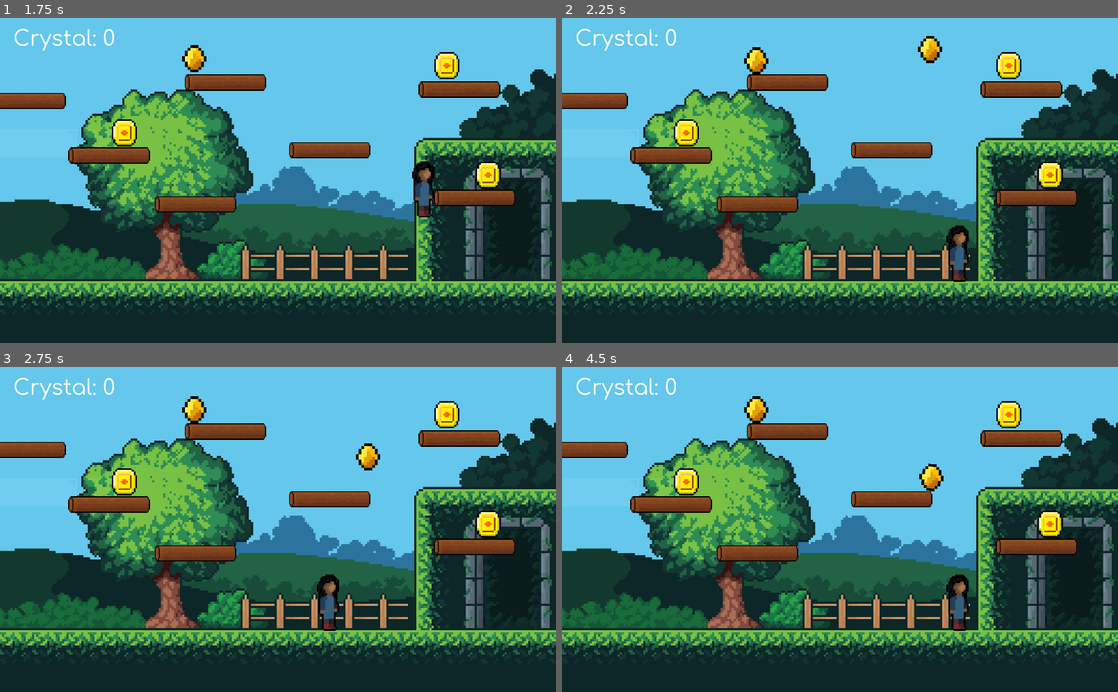
Above: before the commit, frames 1-4 (two rows, left to right).
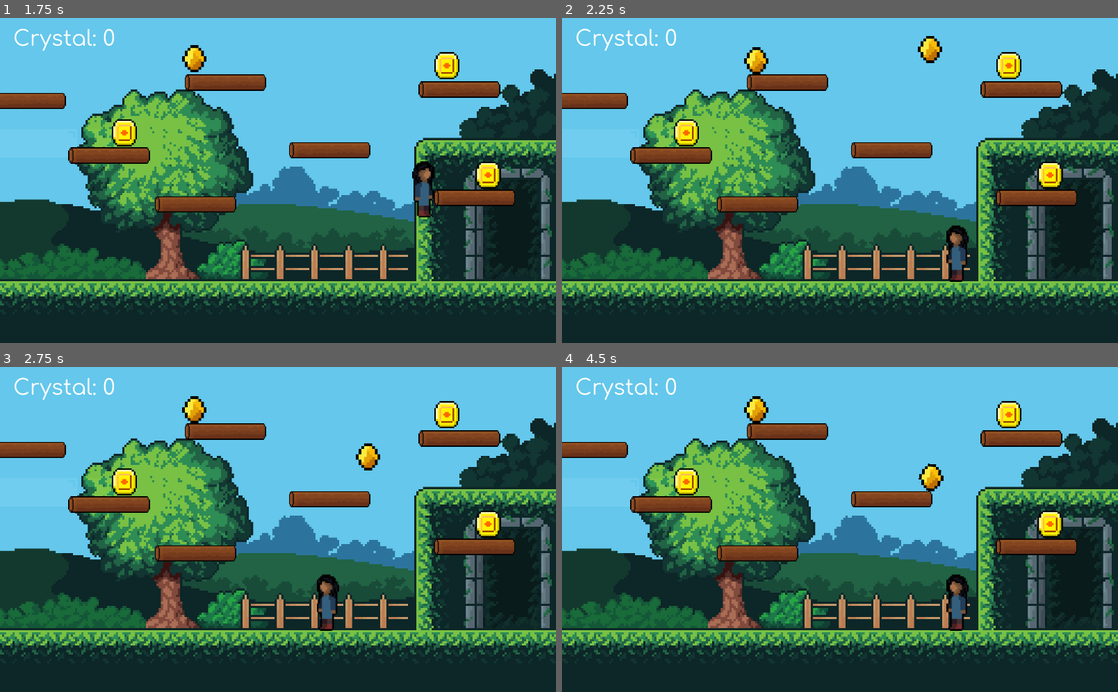
Above: after the commit, the same moments.

Repository: caffebd/sayem-platform
Game: Godot game, scene res://scenes/World.tscn
The game is run twice, just before and just after one commit, with the same random seed, the same clock (stepped at 60 frames per second) and the same inputs.
Inputs:
- Up to frame 1 (1.75 s): tap Enter at 0.5 s; hold D (right) from 0.53 s (still down); tap W (jump) at 0.77, 1.52 s
- Up to frame 2 (2.25 s): release D (right) at 2.03 s; hold A (left) from 2.03 s (still down)
- Up to frame 3 (2.75 s): keep holding A (left)
- Up to frame 4 (4.5 s): release A (left) at 2.78 s; hold D (right) 2.78-4.28 s; tap W (jump) at 3.02, 3.77 s; hold A (left) from 4.28 s (still down)

Frame 1 is identical in both runs. In frame 2, 0.3% of the frame differs, in the area x 69-74%, y 63-82%; in frame 3, 0.3%; in frame 4, 0.4%, in the area x 64-74%, y 29-82%.

Commit message:
add coin

Diff:
--- a/scenes/Player.tscn
+++ b/scenes/Player.tscn
@@ -1,11 +1,13 @@
-[gd_scene load_steps=5 format=2]
+[gd_scene load_steps=7 format=2]
 
 [ext_resource path="res://assets/player/Sarah Walking New1.png" type="Texture" id=1]
 [ext_resource path="res://scripts/Player.gd" type="Script" id=2]
+[ext_resource path="res://assets/player/Sarah Walking New2.png" type="Texture" id=3]
+[ext_resource path="res://assets/player/Sarah Walking New3.png" type="Texture" id=4]
 
 [sub_resource type="SpriteFrames" id=1]
 animations = [ {
-"frames": [ ExtResource( 1 ) ],
+"frames": [ ExtResource( 1 ), ExtResource( 3 ), ExtResource( 4 ) ],
 "loop": true,
 "name": "walk",
 "speed": 5.0
--- a/scenes/coin.tscn
+++ b/scenes/coin.tscn
@@ -1,14 +1,18 @@
-[gd_scene load_steps=3 format=2]
+[gd_scene load_steps=4 format=2]
 
 [ext_resource path="res://assets/props/Yellow_Crystal.png" type="Texture" id=1]
+[ext_resource path="res://scripts/coin.gd" type="Script" id=2]
 
 [sub_resource type="RectangleShape2D" id=1]
-extents = Vector2( 22, 25 )
+extents = Vector2( 23, 25 )
 
-[node name="coin" type="RigidBody2D"]
-
-[node name="coinCollision" type="CollisionShape2D" parent="."]
-shape = SubResource( 1 )
+[node name="coin" type="RigidBody2D" groups=["collect"]]
+script = ExtResource( 2 )
 
 [node name="coin" type="Sprite" parent="."]
 texture = ExtResource( 1 )
+
+[node name="CollisionShape2D" type="CollisionShape2D" parent="."]
+shape = SubResource( 1 )
+
+[connection signal="body_entered" from="." to="." method="_on_coin_body_entered"]
--- a/scenes/cristal.tscn
+++ b/scenes/cristal.tscn
@@ -6,7 +6,7 @@
 [sub_resource type="RectangleShape2D" id=1]
 extents = Vector2( 24, 25 )
 
-[node name="cristal" type="Area2D"]
+[node name="cristal" type="Area2D" groups=["collect"]]
 script = ExtResource( 2 )
 
 [node name="crystal" type="Sprite" parent="."]
--- a/scripts/Player.gd
+++ b/scripts/Player.gd
@@ -3,7 +3,7 @@
 export var speed = 250
 
 export var jump_speed = -550
-var gravity = 900
+export var gravity = 900
 
 var direction := Vector2.ZERO
 
@@ -13,12 +13,13 @@
 func _input(event):
 	direction.x = 0
 	if Input.is_action_pressed("right"):
+		$PlayerAnim.flip_h = false
 		direction.x += speed
 	if Input.is_action_pressed("left"):
+		$PlayerAnim.flip_h = true
 		direction.x -= speed
 
 func _process(delta):
-
 	direction.y += gravity * delta
 	if Input.is_action_just_pressed("jump"):
 		if is_on_floor():
--- /dev/null
+++ b/scripts/coin.gd
@@ -0,0 +1,8 @@
+extends RigidBody2D
+
+func _ready():
+	pass
+
+func _on_coin_body_entered(body):
+	if body.is_in_group("player"):
+		queue_free()
Binary file removed: scripts/Comfortaa-VariableFont_wght.ttf
